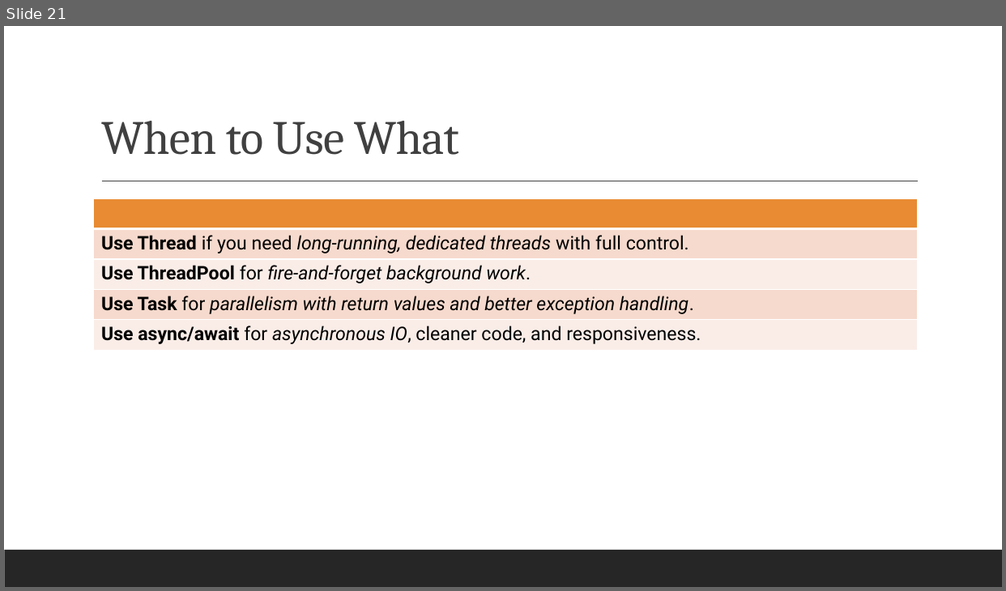
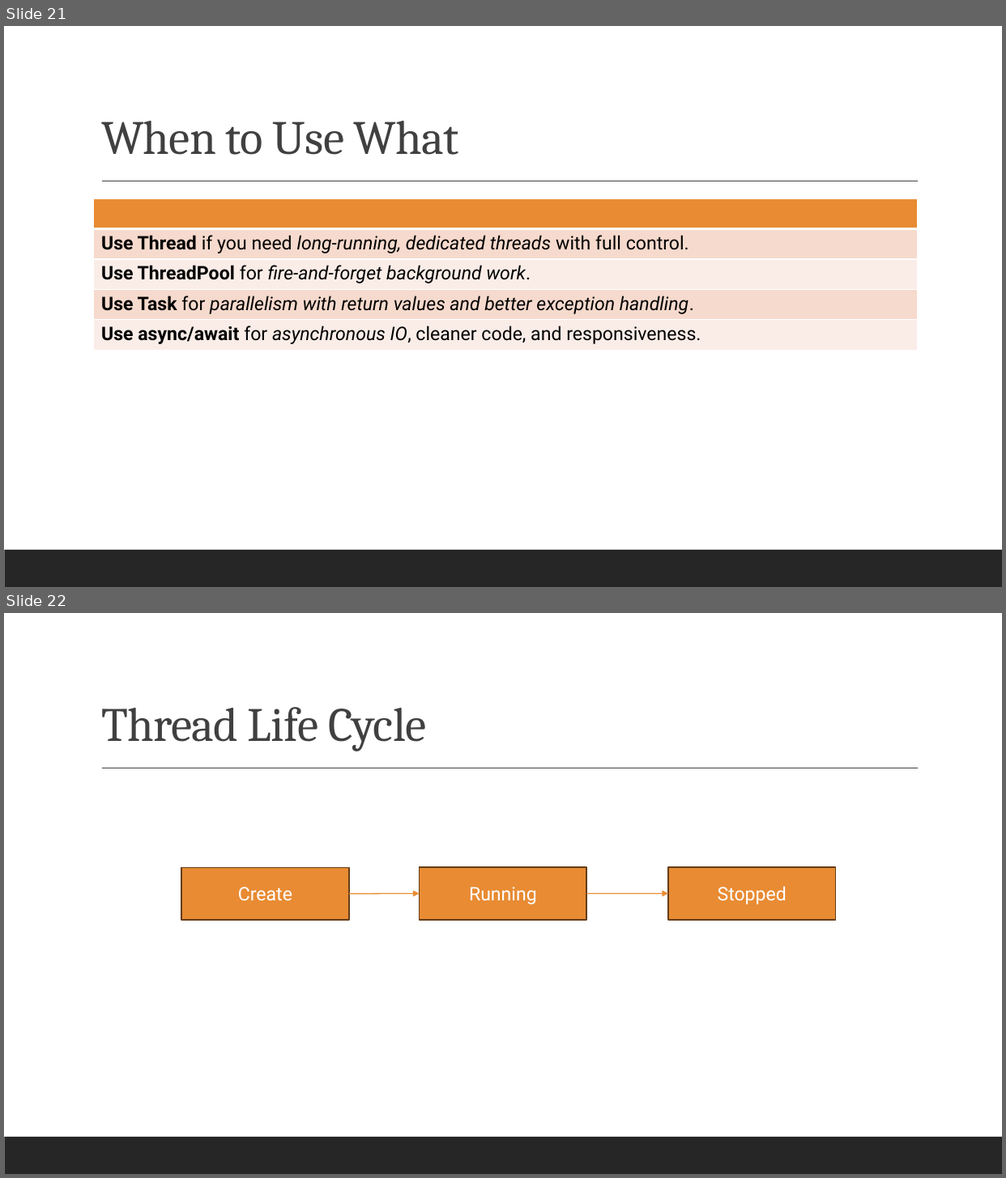
Before and after one commit to bhushanpoojary/MultiThreadingDotNet, a slide deck: PPT/Mastering Multithreading in DotNet.pptx. Shown one above the other, each under a label of ours: slide 21 before the commit, slides 21 and 22 after it. The pictures are 1006x591 and 1006x1178 pixels, drawn with LibreOffice and Linux fonts; fonts in the diff are those of the drawing. Boxes give left, top, right and bottom in pixels: in the first picture for what was removed or moved away, otherwise in the second. Text is boxed around its words. In the diff, an @@ line names an element or a change of style, - is before the commit and + after.

Commit message:
Pushing thread changes

```diff
--- a/PPT/Mastering Multithreading in DotNet.pptx
+++ b/PPT/Mastering Multithreading in DotNet.pptx
@@ slide 22 added at (4,613,1002,1174), background #FFFFFF; not listed: 2 template elements that a slide beside it also shows @@
@@ title added at (101,707,426,752), 46 pt, text #404040 @@
+Thread Life Cycle
@@ rectangle added at (181,867,349,920), fill #E88B33, outline #663D16 1.25 pt, 18 pt, text #FFFFFF @@
+Create
@@ rectangle added at (420,867,587,920), fill #E88B33, outline #663D16 1.25 pt, 18 pt, text #FFFFFF @@
+Running
@@ rectangle added at (668,867,836,920), fill #E88B33, outline #663D16 1.25 pt, 18 pt, text #FFFFFF @@
+Stopped
@@ arrow added from (349, 894) to (420, 894), #E88B33 1 pt @@
@@ arrow added from (587, 894) to (668, 894), #E88B33 1 pt @@
```
Also in this commit, not shown: 1 other slide added, 6 other files.
